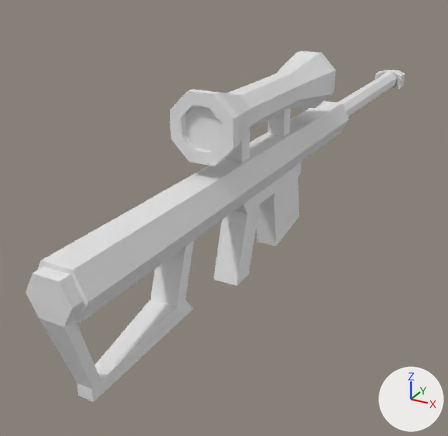
An edit to the FBX model Ascension/Assets/Models/BerettaM82.fbx, drawn before and after from the same camera.
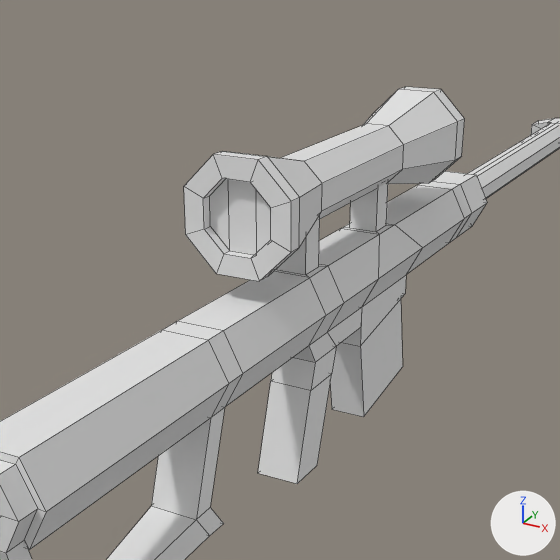
Each version is shown whole from a camera (50 mm lens) standing at (12.9, -27.7, 10.2) and looking at (-3.0, 1.1, -4.3), then close up on the part from 14% to 88% of the width and 0% to 76% of the height. Arrows for +X, +Y and +Z are at lower right; the lights stay in place. The close-ups show mesh edges as thin lines. Where no turn or scale is listed for an object, it has been applied to the vertices.
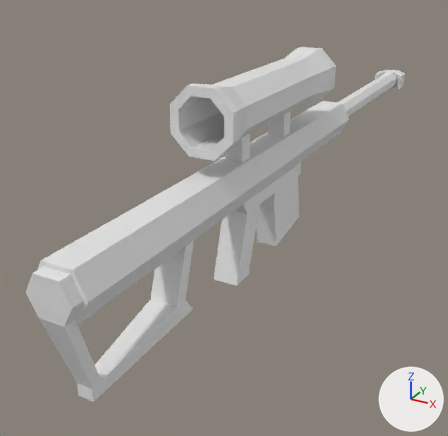
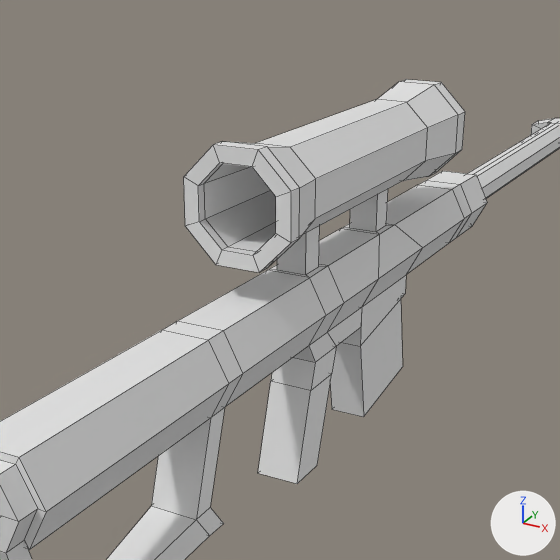
Boxes (x1, y1, x2, y2) around the edits, measured in the close-ups (560 x 560 px; the box of a moved part takes in the faces that stretch with it):
'Cylinder.001', reshaped, moved
    before: (184, 87, 465, 281)
    after: (184, 79, 465, 272)
part 1 of me_cylinder_001, built on
    before: (184, 154, 291, 281)
    after: (184, 145, 291, 272)
part 2 of me_cylinder_001, moved or reshaped
    before: (267, 89, 458, 247)
    after: (231, 82, 458, 238)

What the commit changed:
me_cylinder_001 is used by ob_cylinder_001; location (0.0, 0.0, 3.21).
Verts and faces of me_cylinder_001; kept vertices keep their numbers, new ones are numbered from 64.
Before the commit, vertices of me_cylinder_001: 32 (-0.89, -3.37, -0.37), 33 (-0.89, 2.19, -0.37), 34 (-0.37, 2.19, -0.89), 35 (-0.37, -3.37, -0.89), 36 (0.37, 2.19, -0.89).
Before the commit, vertices of me_cylinder_001: 37 (0.37, -3.37, -0.89), 38 (0.89, 2.19, -0.37) at pixel (402, 169), 39 (0.89, -3.37, -0.37) at pixel (321, 211), 40 (0.89, 2.19, 0.37) at pixel (403, 144), 41 (0.89, -3.37, 0.37) at pixel (322, 183).
Before the commit, vertices of me_cylinder_001: 42 (0.37, 2.19, 0.89) at pixel (388, 125), 43 (0.37, -3.37, 0.89) at pixel (304, 161), 44 (-0.37, 2.19, 0.89) at pixel (366, 123), 45 (-0.37, -3.37, 0.89) at pixel (279, 158), 46 (-0.89, 2.19, 0.37).
Before the commit, vertices of me_cylinder_001: 47 (-0.89, -3.37, 0.37).
me_cylinder_001 had 64 vertices, 62 faces and spanned x -1.51..1.51, y -6.24..5.89, z -1.51..1.51.
me_cylinder_001 now has 80 vertices, 80 faces and spans x -1.51..1.51, y -6.24..5.89, z -1.51..1.51.
Part 1, on me_cylinder_001:
4 vertices are removed from x -0.95..0.95, y -5.95, z -0.39..0.39.
12 faces are deleted.
12 vertices move from x -0.95..0.95, y -6.24..-5.95, z -0.95..0.95 to x -1.09..1.09, y -6.24..-5.95, z -1.09..1.09.
12 vertices are added at x -1.09..1.09, y -5.95..5.74, z -0.88..0.88.
8 new vertices lie (0.0, 0.14, 0.0) away from vertices in x -0.88..0.88, y 5.74, z -0.88..0.88.
30 new faces join them.
Part 2, on me_cylinder_001:
Vertex 32 moves to (-1.23, -4.42, -0.51).
Vertex 33 moves to (-1.23, 3.23, -0.51).
Vertex 34 moves to (-0.51, 3.23, -1.23).
Vertex 35 moves to (-0.51, -4.42, -1.23).
Vertex 36 moves to (0.51, 3.23, -1.23), pixel (403, 180).
Vertex 37 moves to (0.51, -4.42, -1.23).
Vertex 38 moves to (1.23, 3.23, -0.51), pixel (425, 160).
Vertex 39 moves to (1.23, -4.42, -0.51), pixel (315, 218).
Vertex 40 moves to (1.23, 3.23, 0.51), pixel (427, 127).
Vertex 41 moves to (1.23, -4.42, 0.51), pixel (315, 178).
Vertex 42 moves to (0.51, 3.23, 1.23), pixel (406, 102).
Vertex 43 moves to (0.51, -4.42, 1.23), pixel (290, 147).
Vertex 44 moves to (-0.51, 3.23, 1.23), pixel (376, 99).
Vertex 45 moves to (-0.51, -4.42, 1.23), pixel (255, 143).
Vertex 46 moves to (-1.23, 3.23, 0.51).
Vertex 47 moves to (-1.23, -4.42, 0.51).
Object 'Cylinder.001' (ob_cylinder_001) moves from (0.0, 0.0, 3.21) to (0.0, 0.0, 3.44).
